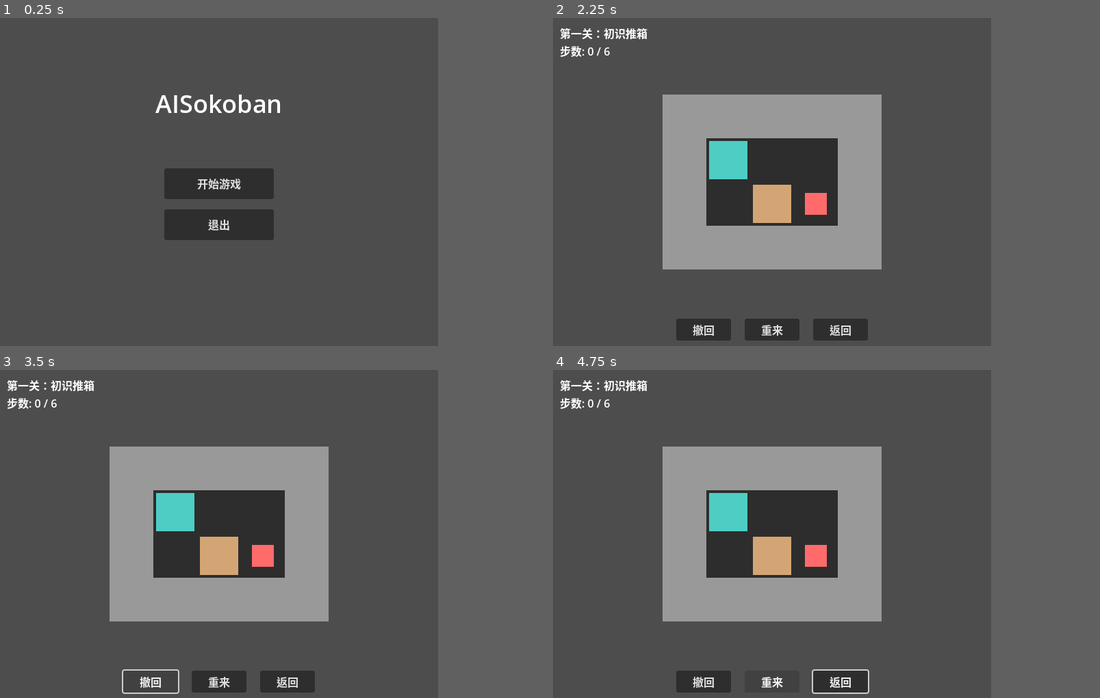
Above: before the commit, frames 1-4 (two rows, left to right).
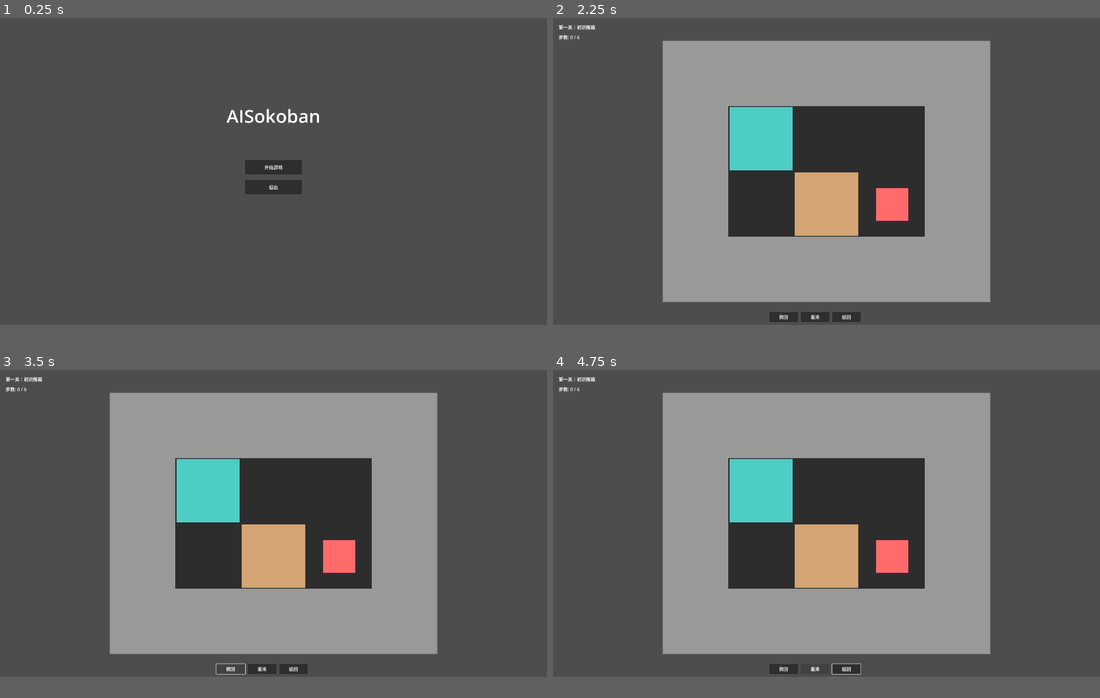
Above: after the commit, the same moments.

Repository: TerryZ874/SokobanStory
Game: Godot game, scene res://scenes/main.tscn
Two runs of this game, one before a commit and one after it. Both use one fixed random seed, a clock stepped at 60 frames per second and the inputs below.
Inputs:
- Up to frame 1 (0.25 s): no input
- Up to frame 2 (2.25 s): click "开始游戏" at 0.5 s; click "返回" at 1.25 s; click "开始游戏" at 2 s
- Up to frame 3 (3.5 s): click "撤回" at 2.75 s
- Up to frame 4 (4.75 s): click "重来" at 3.5 s; tap Enter at 4.25 s; hold Right from 4.28 s (still down); tap Z at 4.35 s
In our replay, the window is 640x480 before the commit and 799x449 after it. These sizes can differ from the game's own. Grey fills any space a smaller window leaves; there, only what the larger window draws over its background counts as a difference.

The runs differ from the first frame. In frame 1, 4.7% of the frame differs, in the area x 28-59%, y 23-68%; in frame 2, 39%, in the area x 1-80%, y 2-99%; in frame 3, 38%; in frame 4, 38%.

Commit message:
refactor: 分层渲染结构 + 分辨率升级至 1920×1080
重构 game.tscn 和 board.gd，将 draw_rect 统一渲染改为
FloorContainer → TargetContainer → WallContainer → EntityContainer
四层 z_index 结构，为后续美术资源替换做准备。

- 窗口分辨率从 640×480 升级至 1920×1080
- 棋 TILE_SIZE 改为基于关卡尺寸动态计算
- HUD 和主菜单 UI 重新布局适配新分辨率
- 胜利弹窗新增「重玩」按钮

Diff:
--- a/project.godot
+++ b/project.godot
@@ -22,8 +22,8 @@
 
 [display]
 
-window/size/viewport_width=640
-window/size/viewport_height=480
-window/size/resizable=false
-window/size/window_width_override=640
-window/size/window_height_override=480
+window/size/viewport_width=1920
+window/size/viewport_height=1080
+window/size/resizable=true
+window/size/window_width_override=1920
+window/size/window_height_override=1080
--- a/scenes/game.tscn
+++ b/scenes/game.tscn
@@ -6,120 +6,144 @@
 [node name="Game" type="Node2D"]
 script = ExtResource("1")
 
-[node name="BoxContainer" type="Node2D" parent="."]
+[node name="FloorContainer" type="Node2D" parent="."]
+z_index = 0
+
+[node name="TargetContainer" type="Node2D" parent="."]
+z_index = 1
+
+[node name="WallContainer" type="Node2D" parent="."]
+z_index = 2
+
+[node name="EntityContainer" type="Node2D" parent="."]
+z_index = 3
 
 [node name="CanvasLayer" type="CanvasLayer" parent="."]
 
 [node name="HUD" type="Control" parent="CanvasLayer"]
 layout_mode = 3
-anchors_preset = 0
-offset_right = 640.0
-offset_bottom = 480.0
+anchors_preset = 15
+anchor_right = 1.0
+anchor_bottom = 1.0
+offset_right = 1920.0
+offset_bottom = 1080.0
+grow_horizontal = 2
+grow_vertical = 2
 script = ExtResource("2")
 
 [node name="LevelLabel" type="Label" parent="CanvasLayer/HUD"]
 layout_mode = 0
-offset_left = 10.0
-offset_top = 10.0
-offset_right = 310.0
-offset_bottom = 33.0
+offset_left = 20.0
+offset_top = 20.0
+offset_right = 420.0
+offset_bottom = 50.0
 
 [node name="StepLabel" type="Label" parent="CanvasLayer/HUD"]
 layout_mode = 0
-offset_left = 10.0
-offset_top = 36.0
-offset_right = 310.0
-offset_bottom = 59.0
+offset_left = 20.0
+offset_top = 55.0
+offset_right = 420.0
+offset_bottom = 85.0
 text = "步数: 0 / 0"
 
 [node name="UndoBtn" type="Button" parent="CanvasLayer/HUD"]
 layout_mode = 0
-offset_left = 180.0
-offset_top = 440.0
-offset_right = 260.0
-offset_bottom = 470.0
+offset_left = 760.0
+offset_top = 1035.0
+offset_right = 860.0
+offset_bottom = 1070.0
 text = "撤回"
 
 [node name="RestartBtn" type="Button" parent="CanvasLayer/HUD"]
 layout_mode = 0
-offset_left = 280.0
-offset_top = 440.0
-offset_right = 360.0
-offset_bottom = 470.0
+offset_left = 870.0
+offset_top = 1035.0
+offset_right = 970.0
+offset_bottom = 1070.0
 text = "重来"
 
 [node name="BackBtn" type="Button" parent="CanvasLayer/HUD"]
 layout_mode = 0
-offset_left = 380.0
-offset_top = 440.0
-offset_right = 460.0
-offset_bottom = 470.0
+offset_left = 980.0
+offset_top = 1035.0
+offset_right = 1080.0
+offset_bottom = 1070.0
 text = "返回"
 
 [node name="VictoryPanel" type="ColorRect" parent="CanvasLayer/HUD"]
 visible = false
 layout_mode = 0
-offset_left = 170.0
-offset_top = 120.0
-offset_right = 470.0
-offset_bottom = 340.0
+offset_left = 760.0
+offset_top = 340.0
+offset_right = 1160.0
+offset_bottom = 740.0
 color = Color(0, 0, 0, 0.85)
 
 [node name="Label" type="Label" parent="CanvasLayer/HUD/VictoryPanel"]
 layout_mode = 0
 offset_left = 50.0
 offset_top = 40.0
-offset_right = 250.0
-offset_bottom = 70.0
+offset_right = 350.0
+offset_bottom = 80.0
 text = "恭喜过关！"
 horizontal_alignment = 1
+vertical_alignment = 1
 
 [node name="NextBtn" type="Button" parent="CanvasLayer/HUD/VictoryPanel"]
 layout_mode = 0
-offset_left = 80.0
-offset_top = 100.0
-offset_right = 220.0
-offset_bottom = 135.0
+offset_left = 100.0
+offset_top = 120.0
+offset_right = 300.0
+offset_bottom = 165.0
 text = "下一关"
+
+[node name="ReplayBtn" type="Button" parent="CanvasLayer/HUD/VictoryPanel"]
+layout_mode = 0
+offset_left = 100.0
+offset_top = 190.0
+offset_right = 300.0
+offset_bottom = 235.0
+text = "重玩"
 
 [node name="BackBtn" type="Button" parent="CanvasLayer/HUD/VictoryPanel"]
 layout_mode = 0
-offset_left = 80.0
-offset_top = 150.0
-offset_right = 220.0
-offset_bottom = 185.0
+offset_left = 100.0
+offset_top = 260.0
+offset_right = 300.0
+offset_bottom = 305.0
 text = "返回菜单"
 
 [node name="DefeatPanel" type="ColorRect" parent="CanvasLayer/HUD"]
 visible = false
 layout_mode = 0
-offset_left = 170.0
-offset_top = 120.0
-offset_right = 470.0
-offset_bottom = 340.0
+offset_left = 760.0
+offset_top = 340.0
+offset_right = 1160.0
+offset_bottom = 740.0
 color = Color(0, 0, 0, 0.85)
 
 [node name="Label" type="Label" parent="CanvasLayer/HUD/DefeatPanel"]
 layout_mode = 0
 offset_left = 50.0
 offset_top = 40.0
-offset_right = 250.0
-offset_bottom = 70.0
+offset_right = 350.0
+offset_bottom = 80.0
 text = "步数超限！"
 horizontal_alignment = 1
+vertical_alignment = 1
 
 [node name="RetryBtn" type="Button" parent="CanvasLayer/HUD/DefeatPanel"]
 layout_mode = 0
-offset_left = 80.0
-offset_top = 100.0
-offset_right = 220.0
-offset_bottom = 135.0
+offset_left = 100.0
+offset_top = 120.0
+offset_right = 300.0
+offset_bottom = 165.0
 text = "重试"
 
 [node name="BackBtn" type="Button" parent="CanvasLayer/HUD/DefeatPanel"]
 layout_mode = 0
-offset_left = 80.0
-offset_top = 150.0
-offset_right = 220.0
-offset_bottom = 185.0
+offset_left = 100.0
+offset_top = 190.0
+offset_right = 300.0
+offset_bottom = 235.0
 text = "返回菜单"
--- a/scenes/main.tscn
+++ b/scenes/main.tscn
@@ -13,25 +13,25 @@
 
 [node name="Title" type="Label" parent="."]
 layout_mode = 0
-offset_left = 170.0
-offset_top = 100.0
-offset_right = 470.0
-offset_bottom = 160.0
+offset_left = 760.0
+offset_top = 300.0
+offset_right = 1160.0
+offset_bottom = 380.0
 text = "AISokoban"
 horizontal_alignment = 1
 
 [node name="StartBtn" type="Button" parent="."]
 layout_mode = 0
-offset_left = 240.0
-offset_top = 220.0
-offset_right = 400.0
-offset_bottom = 265.0
+offset_left = 860.0
+offset_top = 500.0
+offset_right = 1060.0
+offset_bottom = 550.0
 text = "开始游戏"
 
 [node name="QuitBtn" type="Button" parent="."]
 layout_mode = 0
-offset_left = 240.0
-offset_top = 280.0
-offset_right = 400.0
-offset_bottom = 325.0
+offset_left = 860.0
+offset_top = 570.0
+offset_right = 1060.0
+offset_bottom = 620.0
 text = "退出"
--- a/scripts/game/board.gd
+++ b/scripts/game/board.gd
@@ -2,9 +2,8 @@
 
 enum CELL { FLOOR, WALL, BOX, PLAYER }
 
-const TILE_SIZE := 64
-const VIEWPORT_W := 640
-const VIEWPORT_H := 480
+const GAME_W := 1920
+const GAME_H := 1080
 
 var level: Dictionary
 var grid_state: Array
@@ -18,34 +17,23 @@
 var game_over := false
 var move_history: Array = []
 var board_offset := Vector2.ZERO
-
-@onready var box_container = $BoxContainer
+var tile_size := 64
+
+@onready var floor_container = $FloorContainer
+@onready var wall_container = $WallContainer
+@onready var target_container = $TargetContainer
+@onready var entity_container = $EntityContainer
 @onready var hud = $CanvasLayer/HUD
 
 func _ready():
 	start_level(game_state.current_level_id)
 
-func _draw():
-	print(grid_state)
-	if grid_state.is_empty():
-		return
-	for row in level.rows:
-		for col in level.cols:
-			var pos = Vector2(board_offset.x + col * TILE_SIZE, board_offset.y + row * TILE_SIZE)
-			match grid_state[row][col]:
-				CELL.WALL:
-					# 墙的颜色 — 改这里
-					draw_rect(Rect2(pos, Vector2(TILE_SIZE, TILE_SIZE)), Color("#999999"))
-				_:
-					# 地板的颜色 — 改这里
-					draw_rect(Rect2(pos, Vector2(TILE_SIZE, TILE_SIZE)), Color("#2d2d2d"))
-
-	for t in targets:
-		var pos = Vector2(
-			board_offset.x + t.x * TILE_SIZE + TILE_SIZE / 4,
-			board_offset.y + t.y * TILE_SIZE + TILE_SIZE / 4
-		)
-		draw_rect(Rect2(pos, Vector2(TILE_SIZE / 2, TILE_SIZE / 2)), Color("#ff6b6b"))
+func _compute_tile_size(rows: int, cols: int) -> int:
+	var avail_w = GAME_W - 120
+	var avail_h = GAME_H - 160
+	var max_tile_w = avail_w / cols if cols > 0 else avail_w
+	var max_tile_h = avail_h / rows if rows > 0 else avail_h
+	return max(16, min(max_tile_w, max_tile_h))
 
 func _unhandled_input(event: InputEvent):
 	var ke := event as InputEventKey
@@ -74,19 +62,10 @@
 	if dir != Vector2.ZERO:
 		move_player(dir)
 
-func _get_board_offset() -> Vector2:
-	var vs = get_viewport_rect().size
-	if vs.x <= 1 or vs.y <= 1:
-		vs = Vector2(VIEWPORT_W, VIEWPORT_H)
-	return Vector2(
-		(vs.x - level.cols * TILE_SIZE) / 2,
-		(vs.y - level.rows * TILE_SIZE) / 2
-	)
-
 func _grid_to_pixel(col: float, row: float) -> Vector2:
 	return Vector2(
-		board_offset.x + col * TILE_SIZE + TILE_SIZE / 2,
-		board_offset.y + row * TILE_SIZE + TILE_SIZE / 2
+		board_offset.x + col * tile_size + tile_size / 2,
+		board_offset.y + row * tile_size + tile_size / 2
 	)
 
 func start_level(level_id: int):
@@ -105,7 +84,6 @@
 	current_steps = 0
 	is_moving = false
 	game_over = false
-	board_offset = _get_board_offset()
 
 	for t in level.targets:
 		targets.append(Vector2(t[0], t[1]))
@@ -116,10 +94,16 @@
 			r.append(int(v))
 		grid_state.append(r)
 
+	tile_size = _compute_tile_size(level.rows, level.cols)
+	board_offset = Vector2(
+		(GAME_W - level.cols * tile_size) / 2,
+		(GAME_H - level.rows * tile_size) / 2
+	)
+
+	_render_board()
 	_create_player_and_boxes()
 	_clear_grid_state_entities()
 	_update_box_visuals()
-	queue_redraw()
 
 	hud.update_level_info(level.name)
 	hud.update_step_count(current_steps, level.step_limit)
@@ -129,8 +113,38 @@
 	if player_node:
 		player_node.queue_free()
 		player_node = null
-	for c in box_container.get_children():
+	for c in entity_container.get_children():
 		c.queue_free()
+	for c in wall_container.get_children():
+		c.queue_free()
+	for c in target_container.get_children():
+		c.queue_free()
+	for c in floor_container.get_children():
+		c.queue_free()
+
+func _render_board():
+	var fg = ColorRect.new()
+	fg.size = Vector2(level.cols * tile_size, level.rows * tile_size)
+	fg.position = board_offset
+	fg.color = Color("#2d2d2d")
+	floor_container.add_child(fg)
+
+	for row in level.rows:
+		for col in level.cols:
+			if grid_state[row][col] == CELL.WALL:
+				var w = ColorRect.new()
+				w.size = Vector2(tile_size, tile_size)
+				w.position = board_offset + Vector2(col * tile_size, row * tile_size)
+				w.color = Color("#999999")
+				wall_container.add_child(w)
+
+	for t in targets:
+		var m = ColorRect.new()
+		var s = tile_size * 0.5
+		m.size = Vector2(s, s)
+		m.position = board_offset + Vector2(t.x * tile_size + (tile_size - s) * 0.5, t.y * tile_size + (tile_size - s) * 0.5)
+		m.color = Color("#ff6b6b")
+		target_container.add_child(m)
 
 func _create_player_and_boxes():
 	for row in level.rows:
@@ -147,39 +161,39 @@
 	player_pos = Vector2(col, row)
 
 	var vis = ColorRect.new()
-	vis.size = Vector2(TILE_SIZE - 8, TILE_SIZE - 8)
-	vis.position = Vector2(-(TILE_SIZE - 8) / 2, -(TILE_SIZE - 8) / 2)
+	vis.size = Vector2(tile_size - 8, tile_size - 8)
+	vis.position = Vector2(-(tile_size - 8) / 2, -(tile_size - 8) / 2)
 	vis.color = Color("#4ecdc4")
 	player_node.add_child(vis)
 
 	var col_shape = CollisionShape2D.new()
 	var shape = RectangleShape2D.new()
-	shape.size = Vector2(TILE_SIZE - 8, TILE_SIZE - 8)
+	shape.size = Vector2(tile_size - 8, tile_size - 8)
 	col_shape.shape = shape
 	player_node.add_child(col_shape)
 
-	add_child(player_node)
+	entity_container.add_child(player_node)
 
 func _make_box(col: int, row: int):
 	var b = Area2D.new()
 	b.position = _grid_to_pixel(col, row)
 
 	var vis = ColorRect.new()
-	vis.size = Vector2(TILE_SIZE - 8, TILE_SIZE - 8)
-	vis.position = Vector2(-(TILE_SIZE - 8) / 2, -(TILE_SIZE - 8) / 2)
+	vis.size = Vector2(tile_size - 8, tile_size - 8)
+	vis.position = Vector2(-(tile_size - 8) / 2, -(tile_size - 8) / 2)
 	vis.color = Color("#d4a574")
 	b.add_child(vis)
 
 	var col_shape = CollisionShape2D.new()
 	var shape = RectangleShape2D.new()
-	shape.size = Vector2(TILE_SIZE - 8, TILE_SIZE - 8)
+	shape.size = Vector2(tile_size - 8, tile_size - 8)
 	col_shape.shape = shape
 	b.add_child(col_shape)
 
 	var bs = preload("res://scripts/game/box.gd")
 	b.set_script(bs)
 
-	box_container.add_child(b)
+	entity_container.add_child(b)
 	boxes.append(b)
 	box_positions.append(Vector2(col, row))
 
--- a/scripts/ui/hud.gd
+++ b/scripts/ui/hud.gd
@@ -5,6 +5,7 @@
 @onready var victory_panel = $VictoryPanel
 @onready var defeat_panel = $DefeatPanel
 @onready var victory_next_btn = $VictoryPanel/NextBtn
+@onready var victory_replay_btn = $VictoryPanel/ReplayBtn
 @onready var defeat_retry_btn = $DefeatPanel/RetryBtn
 
 func _ready():
@@ -14,6 +15,7 @@
 	$RestartBtn.pressed.connect(_on_restart)
 	$BackBtn.pressed.connect(_on_back)
 	victory_next_btn.pressed.connect(_on_next_level)
+	victory_replay_btn.pressed.connect(_on_restart)
 	$VictoryPanel/BackBtn.pressed.connect(_on_back)
 	defeat_retry_btn.pressed.connect(_on_restart)
 	$DefeatPanel/BackBtn.pressed.connect(_on_back)
--- a/scripts/ui/main.gd
+++ b/scripts/ui/main.gd
@@ -1,7 +1,7 @@
 extends Control
 
 func _ready():
-	$Title.add_theme_font_size_override("font_size", 36)
+	$Title.add_theme_font_size_override("font_size", 64)
 	$StartBtn.pressed.connect(_on_start)
 	$QuitBtn.pressed.connect(_on_quit)
 
Not shown, added: GDD/sokoban_gdd.md
